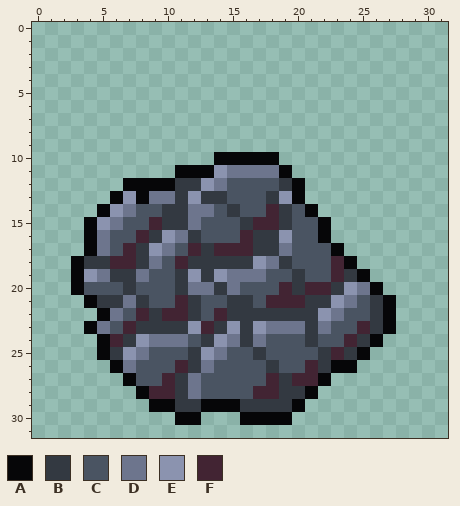
File history of a pixel-art file, Resource/Items/Stone.aseprite. The picture above is the old version.
32x32 pixels, 1 frame.
Palette (. is transparent): A #060608  B #333941  C #4a5462  D #6d758d  E #8b93af  F #422433
Pixels before, first column x 3:
10 ...........AAAAA.........
11 ........AAAEDDDDA........
12 ....AAAABBEDCCCCBA.......
13 ...AEADDBEBBCCCBEA.......
14 ..AEDCCBBDDCBCCFBCA......
15 .AEDCCFBBDCCCBFFBCCA.....
16 .ADCCFBEDBCCCFBBECCA.....
17 .ADCFBEDCFBFFFBBDCCCA....
18 ABBFFBDCFBBBBBEDBCCCFA...
19 AEDBBDCCBEBEDDDCCBCCFBA..
20 ACCCBCCCBDDBDCCCFBFFBEDA.
21 .ABBDBCCFBCCBBCFFFBBEDCBA
22 ..ADCFBFFBCFBBBBBBBEDCCBA
23 .ADCFBBBBEFBEBEDDDBDCCFBA
24 ..AFBEDDDCBEDBDCCCBCCFBA.
25 ..ABEDCCCBEDCCBCCCCBFBA..
26 ...ADCCCFBDCCCCBCCFBAA...
27 ....ACCFBDCCCCCFBFFA.....
28 .....AFFBDCCCCFFBBA......
29 ......AABBAAABBBBA.......
30 ........AA...AAAA........
Now the later version:
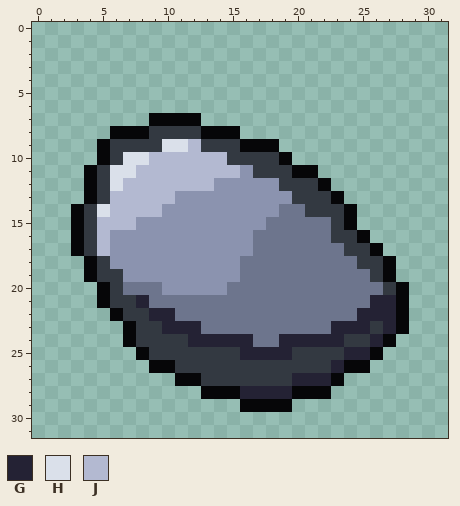
Colours new in this view: G #242234  H #dae0ea  J #b3b9d1
Edits made:
Changed rows in their new state; - is an unchanged pixel.
first column x 3:
 7 ------AAAA----------------
 8 ---AAABBBBAAA-------------
 9 --ABBBBHHJBBBAAA----------
10 --ABHHJJJJJJBBBBA---------
11 -ABHHJJJJJJJJEBBBAA-------
12 -ABHJJJJJJJEEEEE-BBA------
13 -ABJJJJJE-EEEEEE-BBBA-----
14 ABHJJJJEEEEEEEEEDDBBBA----
15 ABJJJEEEEEEEEEEDDDDDBA----
16 ABJEEEE-EEEEEEDDDDDDBBA---
17 ABJEEE-EEEEEEEDD-DDDDBBA--
18 .A-EEEEEEEEEEDD-DDDDDDBBA-
19 .AB-EEEEE-E-E--DDDDDDDDBA-
20 ..ABDDDEEEEE-DDDDDDDDD-DBA
21 -.A-BGDDDDDDDDDDDDDDD-DGGA
22 --.ABBGGDDDDDDDDDDDD-DGGGA
23 -...A--GGGDDDDD---D-GGG-GA
24 --..ABBBBGGGGG-DGGGGGB-GA-
25 --...ABBB-BBBGGGGBB-BGGA--
26 ---...AAB-BBBBB-BBB-G-A---
27 ----....AABBBBBB-GGGA-----
28 -----.....AAAGGGGA-A------
29 ------.......AAAA.--------
30 --------..---....---------
Pixel boxes of the changes (left, top, right, bottom) in both pictures:
changed: (71, 113, 409, 425)
